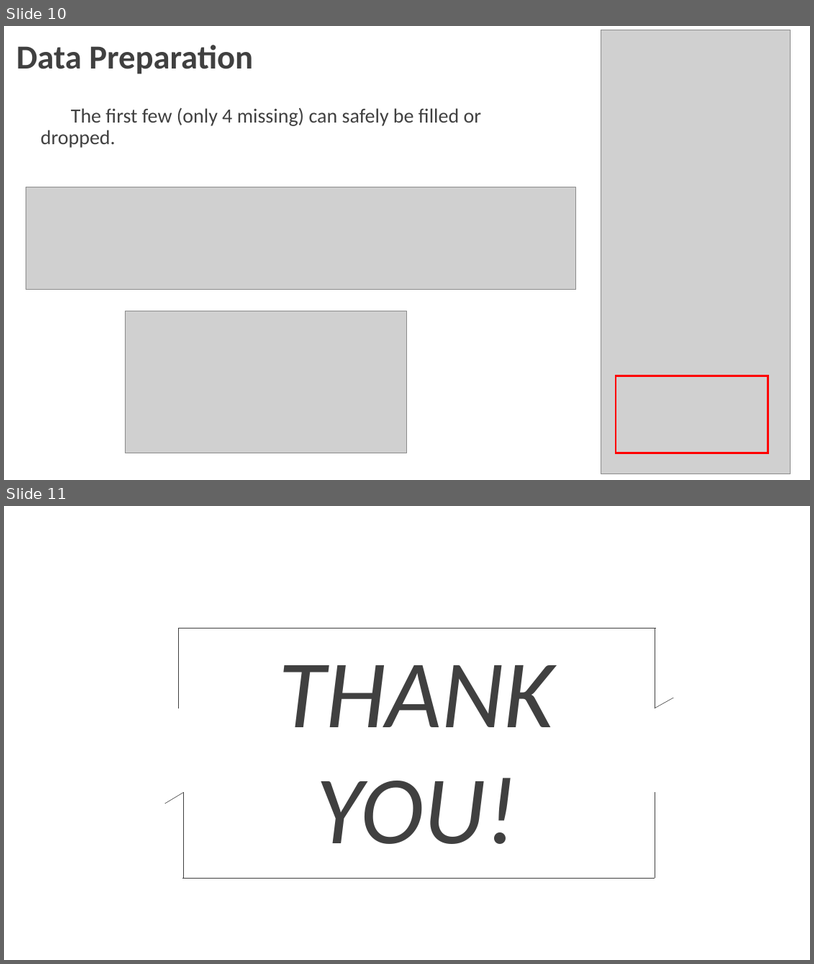
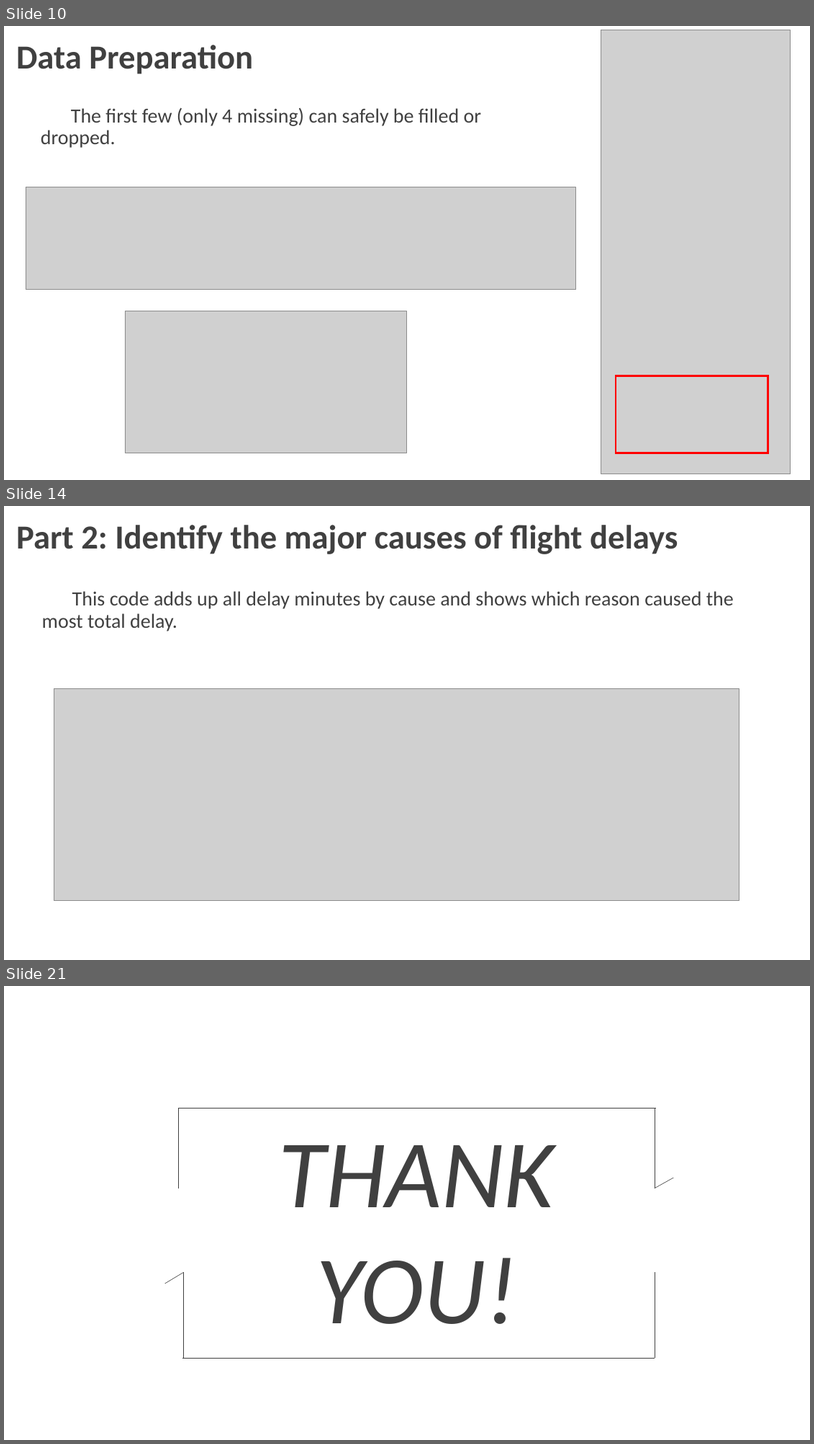
Before and after one commit to McLight-Note/Data_Process_Programming, a slide deck: Final_Project.pptx. Shown one above the other, each under a label of ours: slides 10 and 11 before the commit, slides 10, 14 and 21 after it; the slides between them are not shown. The pictures are 814x964 and 814x1444 pixels, drawn with LibreOffice and Linux fonts; fonts in the diff are those of the drawing; grey boxes stand for pictures; background and template pictures are left out. Boxes give left, top, right and bottom in pixels: in the first picture for what was removed or moved away, otherwise in the second. Text is boxed around its words. In the diff, an @@ line names an element or a change of style, - is before the commit and + after.

```diff
--- a/Final_Project.pptx
+++ b/Final_Project.pptx
@@ slide 14 added at [4, 506, 810, 960], background picture (left out) @@
@@ text added at [16, 525, 678, 554], 40 pt, text #404040, bold @@
+Part 2: Identify the major causes of flight delays
@@ text added at [42, 591, 734, 631], 24 pt, text #404040 @@
+This code adds up all delay minutes by cause and shows which reason caused the most total delay.
@@ picture added at [54, 689, 740, 901] @@
@@ what was slide 11 is now slide 21 @@
```
Also in this commit, not shown: 9 other slides added, 1 other file.
